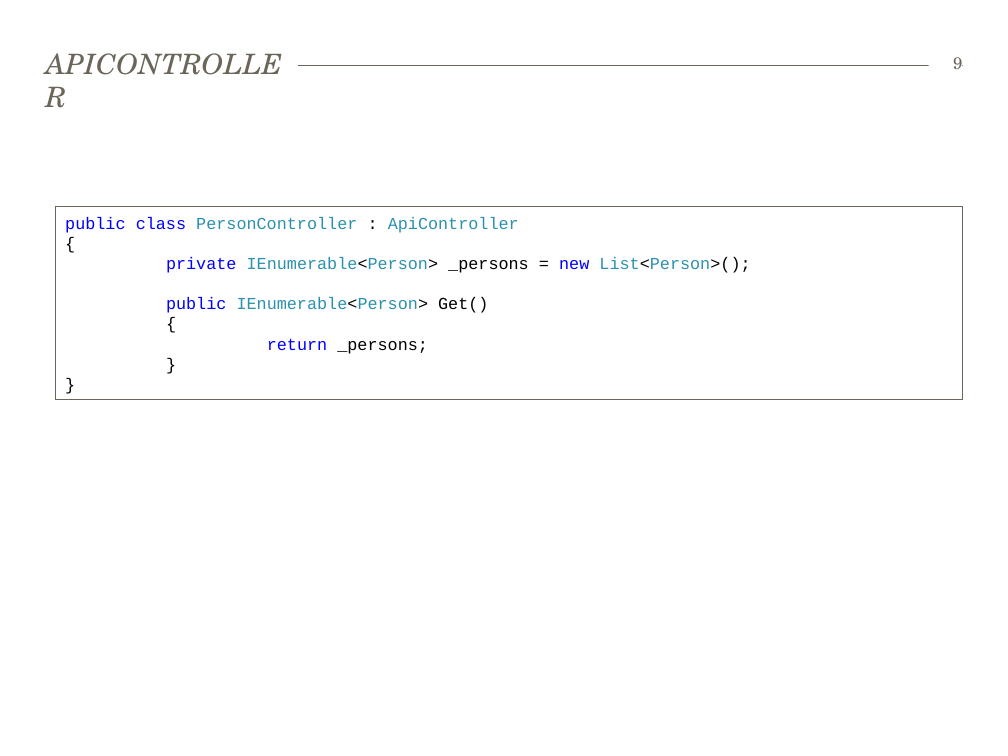
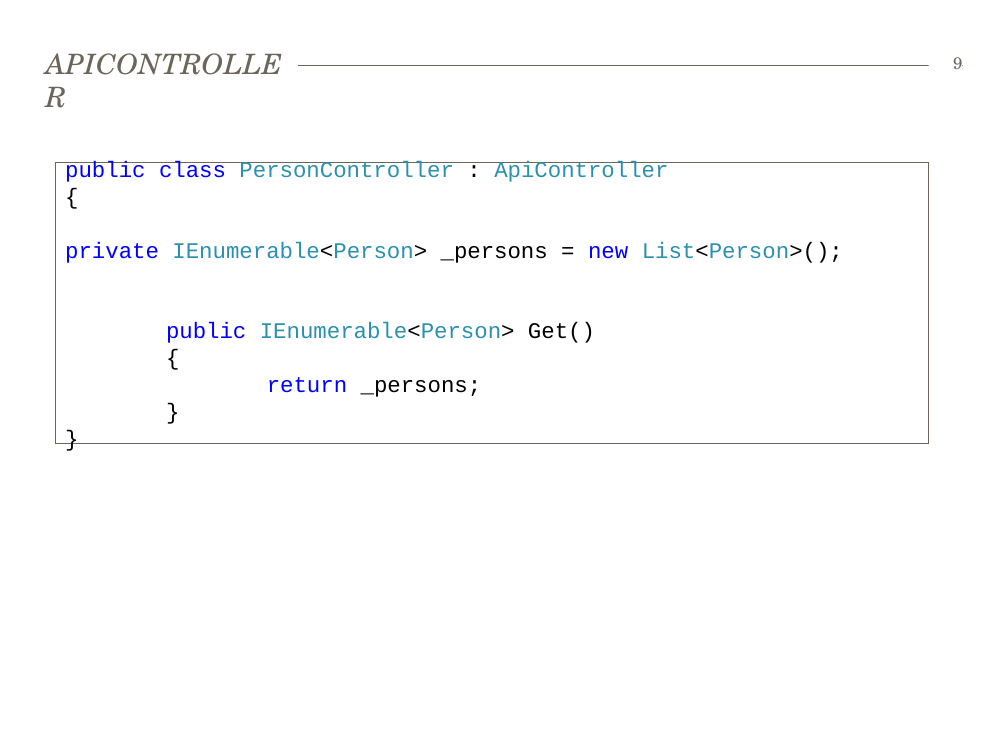
Before and after one commit to bekk/dotnetkurs, a slide deck: slide 9 of webapi/WebAPI.pptx. Drawn at 1008x756 pixels with LibreOffice and Linux fonts; fonts in the diff are those of the drawing. Boxes give left, top, right and bottom in pixels: in the first picture for what was removed or moved away, otherwise in the second. Text is boxed around its words. In the diff, an @@ line names an element or a change of style, - is before the commit and + after.

```diff
--- a/webapi/WebAPI.pptx
+++ b/webapi/WebAPI.pptx
@@ rectangle "public class PersonController : ApiController": place and size @@
-rectangle "public class PersonController : ApiController" at (55,207,963,400)
+rectangle "public class PersonController : ApiController" at (55,162,929,444)
@@ rectangle "public class PersonController : ApiController" at (55,162,929,444): size 12 to 16 pt @@
```
Also in this commit, not shown: 13 other slides changed, 16 other files.
